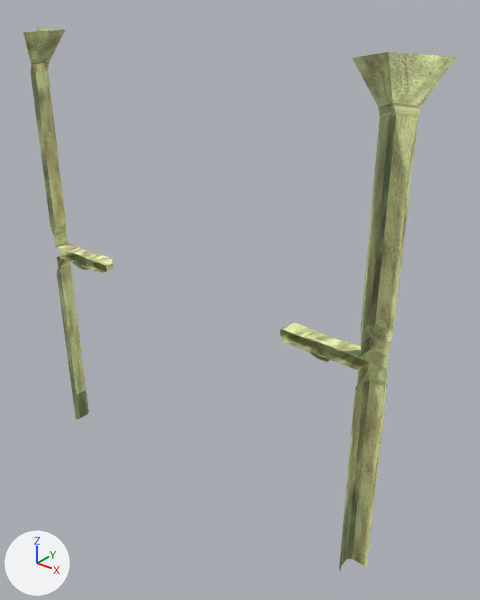
The glTF model game/models/scenery_block_3.glb as it was, and as the next commit left it.
One viewpoint serves both versions: a 50 mm lens placed at (12.22, -12.83, 13.81), pointed at (1.24, 0.89, 5.3). Lighting does not change. The marker at lower left points along +X, +Y and +Z. Where no turn or scale is listed for an object, it has been applied to the vertices.

Names of what the first picture shows: 'SceneryBlock3'.
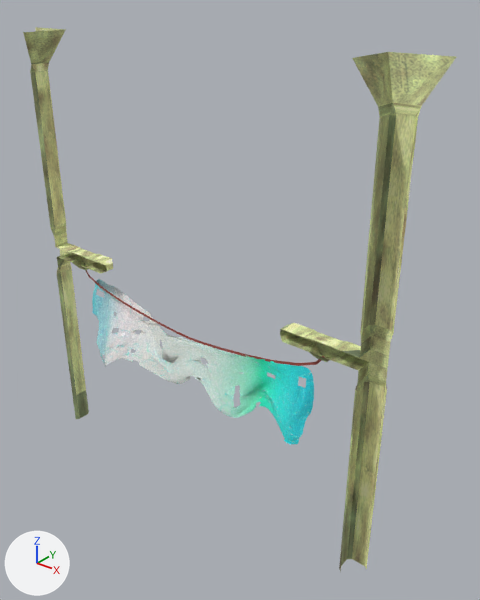
The change, as JSON lines over the scene's bpy script:
```json
{"op": "add", "block": "img_bake_flag", "code": ["img_bake_flag = load_image('bake_flag', '_unpacked/bake_flag', 256, 256, 'sRGB')"]}
{"op": "add", "block": "mat_rope", "code": ["mat_rope = principled_material('Rope')", "mat_rope.base_color = (0.384, 0.0824, 0.062)  # red #a75146"]}
{"op": "add", "block": "mat_flag", "code": ["mat_flag = principled_material('Flag')", "mat_flag.texture = img_bake_flag", "mat_flag.roughness = 1.0"]}
{"op": "add", "block": "me_beziercurve", "code": ["me_beziercurve = bpy.data.meshes.new('BezierCurve')", "me_beziercurve.from_pydata(...)  # 30 vertices, 28 faces; spans x -4.76..4.74, y 0.0, z 3.94..5.08", "me_beziercurve.materials.append(mat_rope)  # red #a75146"]}
{"op": "add", "block": "me_plane_001", "code": ["me_plane_001 = bpy.data.meshes.new('Plane.001')", "me_plane_001.from_pydata(...)  # 1222 vertices, 2089 faces; spans x -4.45..4.51, y -0.7..0.48, z 1.88..4.76", "me_plane_001.materials.append(mat_flag)  # picture img_bake_flag"]}
{"op": "add", "block": "ob_line", "code": ["ob_line = bpy.data.objects.new('Line', me_beziercurve)", "ob_line.location = (0.0, 0.0, 0.0)"]}
{"op": "add", "block": "ob_flag", "code": ["ob_flag = bpy.data.objects.new('Flag', me_plane_001)", "ob_flag.location = (0.0, 0.0, 0.0)"]}
```

Boxes (x1, y1, x2, y2) around the edits, measured in the pictures (480 x 600 px):
```json
{"object": "Flag", "change": "added", "after": [92, 279, 314, 444]}
{"object": "Line", "change": "added", "after": [85, 270, 324, 366]}
```
